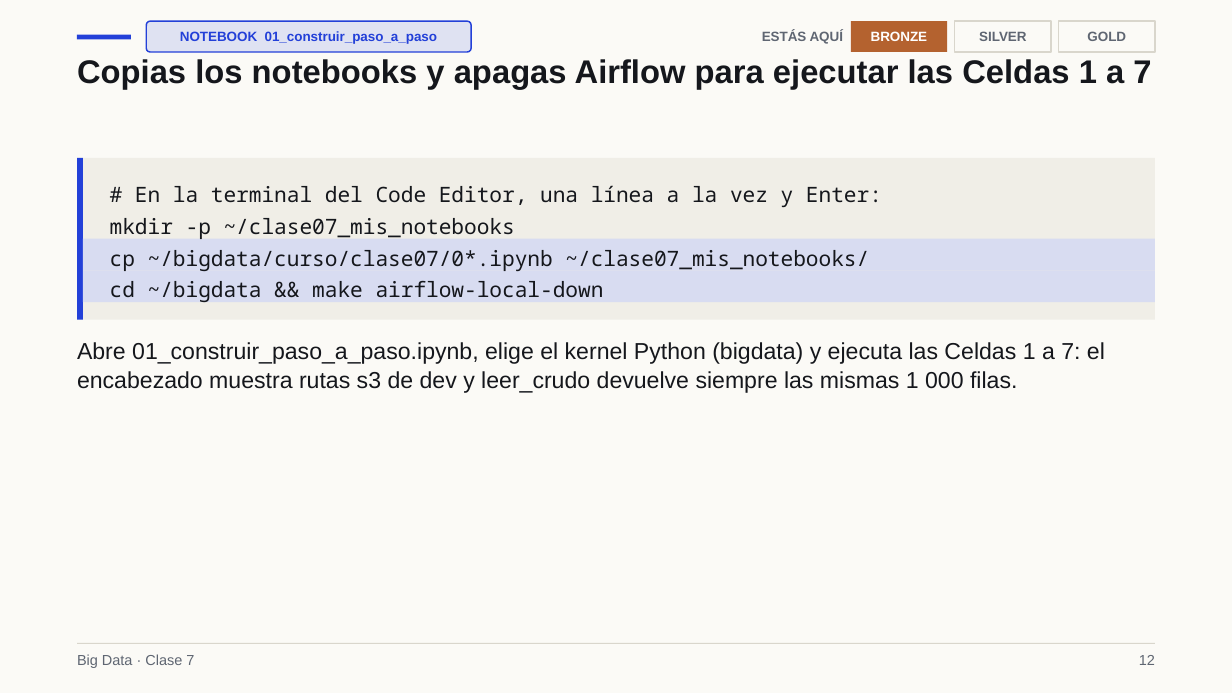
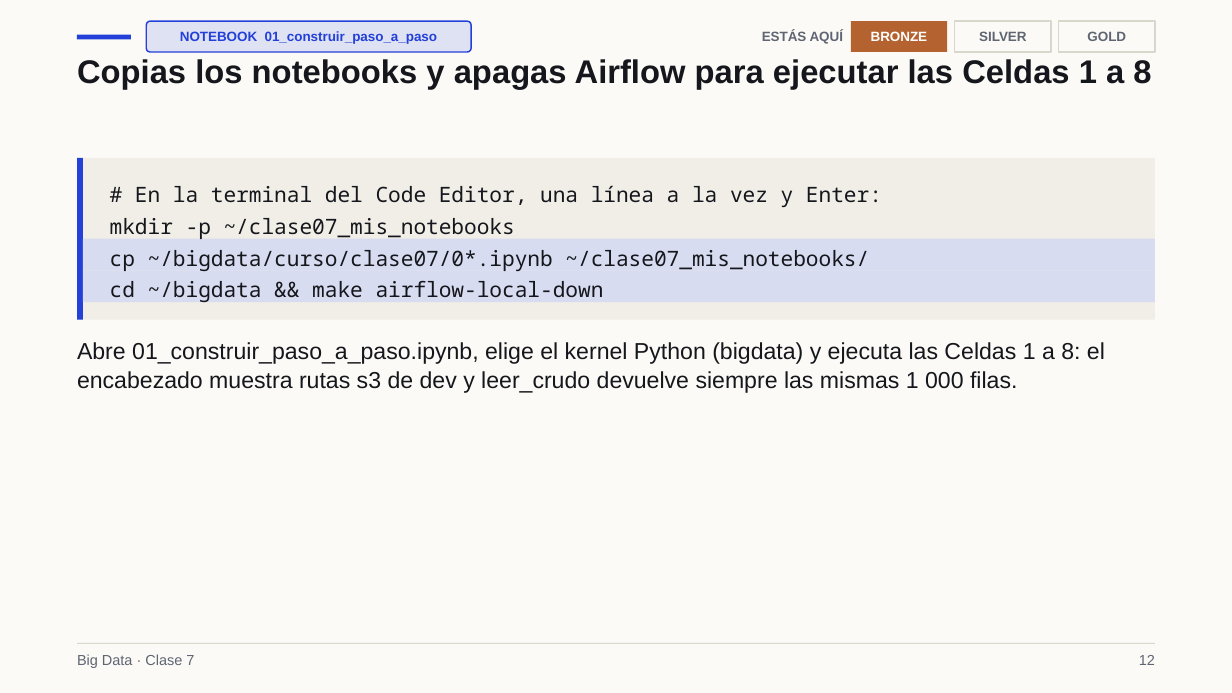
Before and after one commit to Apaezc/bigdata-udem-2026, a slide deck: slide 12 of curso/clase07/deck_corto/slides.pptx. Drawn at 1232x693 pixels with LibreOffice and Linux fonts; fonts in the diff are those of the drawing. Boxes give left, top, right and bottom in pixels: in the first picture for what was removed or moved away, otherwise in the second. Text is boxed around its words. In the diff, an @@ line names an element or a change of style, - is before the commit and + after.

```diff
--- a/curso/clase07/deck_corto/slides.pptx
+++ b/curso/clase07/deck_corto/slides.pptx
@@ text at (77,59,1151,90): text changed @@
-Copias los notebooks y apagas Airflow para ejecutar las Celdas 1 a 7
+Copias los notebooks y apagas Airflow para ejecutar las Celdas 1 a 8
@@ text at (77,342,1105,393): text changed @@
-Abre 01_construir_paso_a_paso.ipynb, elige el kernel Python (bigdata) y ejecuta las Celdas 1 a 7: el encabezado muestra rutas s3 de dev y leer_crudo devuelve siempre las mismas 1 000 filas.
+Abre 01_construir_paso_a_paso.ipynb, elige el kernel Python (bigdata) y ejecuta las Celdas 1 a 8: el encabezado muestra rutas s3 de dev y leer_crudo devuelve siempre las mismas 1 000 filas.
```
Also in this commit, not shown: 11 other slides changed, 4 slides added, 4 slides removed, 16 other files.
